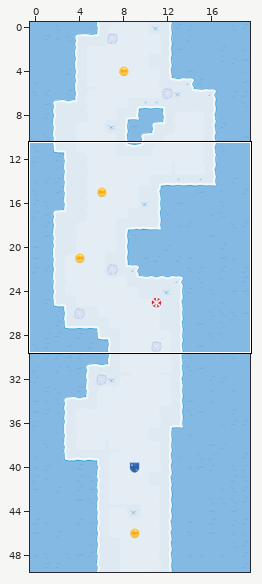
Level history. Tiled map: android/assets/maps/blockA_A_1.tmx. Above, an overview of the earlier version with the close-up marked.
Close-up. Before the edit:
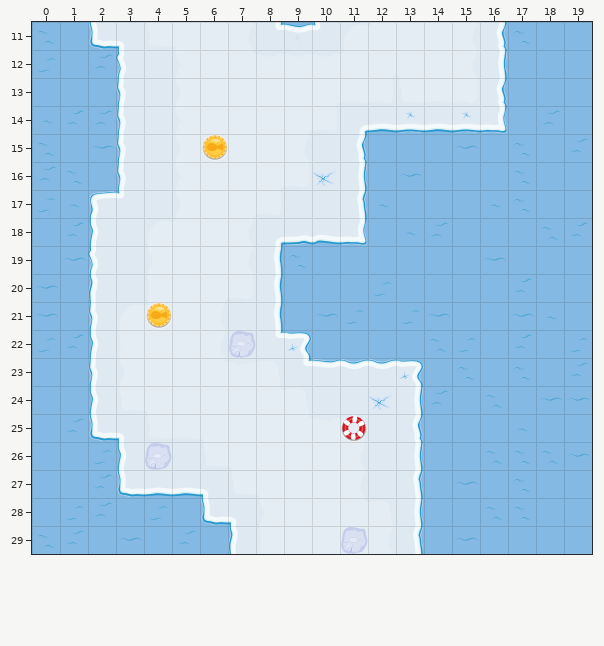
Cells are 160x160 px. Shown: x 0..19, y 11..29. The commit also changed other parts of the map, which this record leaves out.
The same view after the edit:
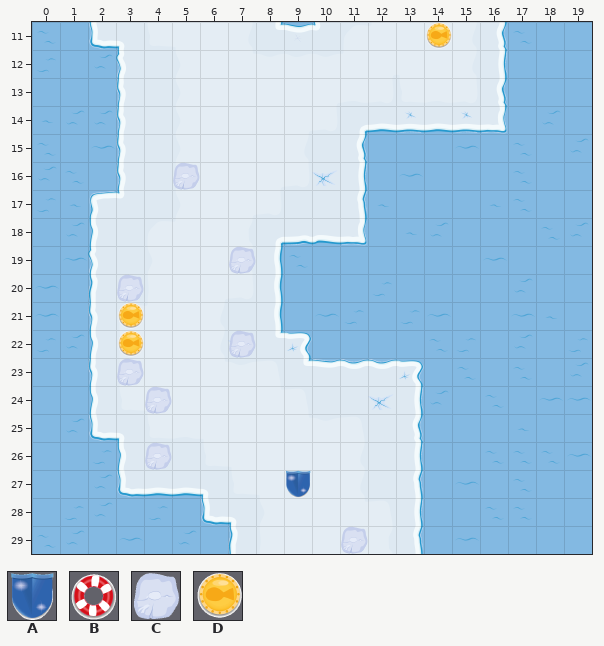
Key: from "Map v2": A 70, B 71, C 72, D 73.
_ is an empty cell, . an unchanged one.
Edits made:
--- layer "PickUps"
@@ x 14..14 @@
-11 _
+11 D
@@ x 6..6 @@
-15 D
+15 _
@@ x 3..4 @@
-21 _D
-22 _.
+21 D_
+22 D.
@@ x 11..11 @@
-25 B
+25 _
@@ x 9..9 @@
-27 _
+27 A
--- layer "Obstacles"
@@ x 5..5 @@
-16 _
+16 C
@@ x 3..7 @@
-19 ...._
-20 _....
+19 ....C
+20 C....
@@ x 3..4 @@
-23 _.
-24 ._
+23 C.
+24 .C
